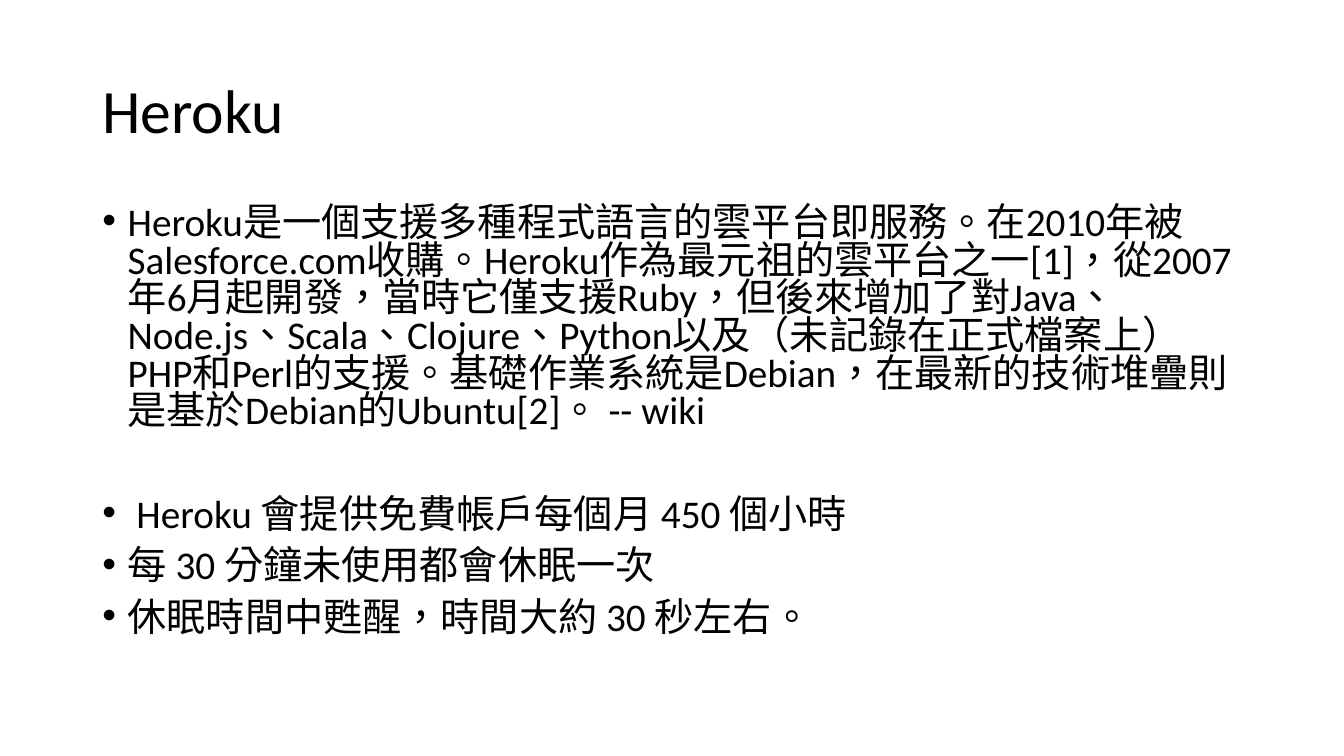
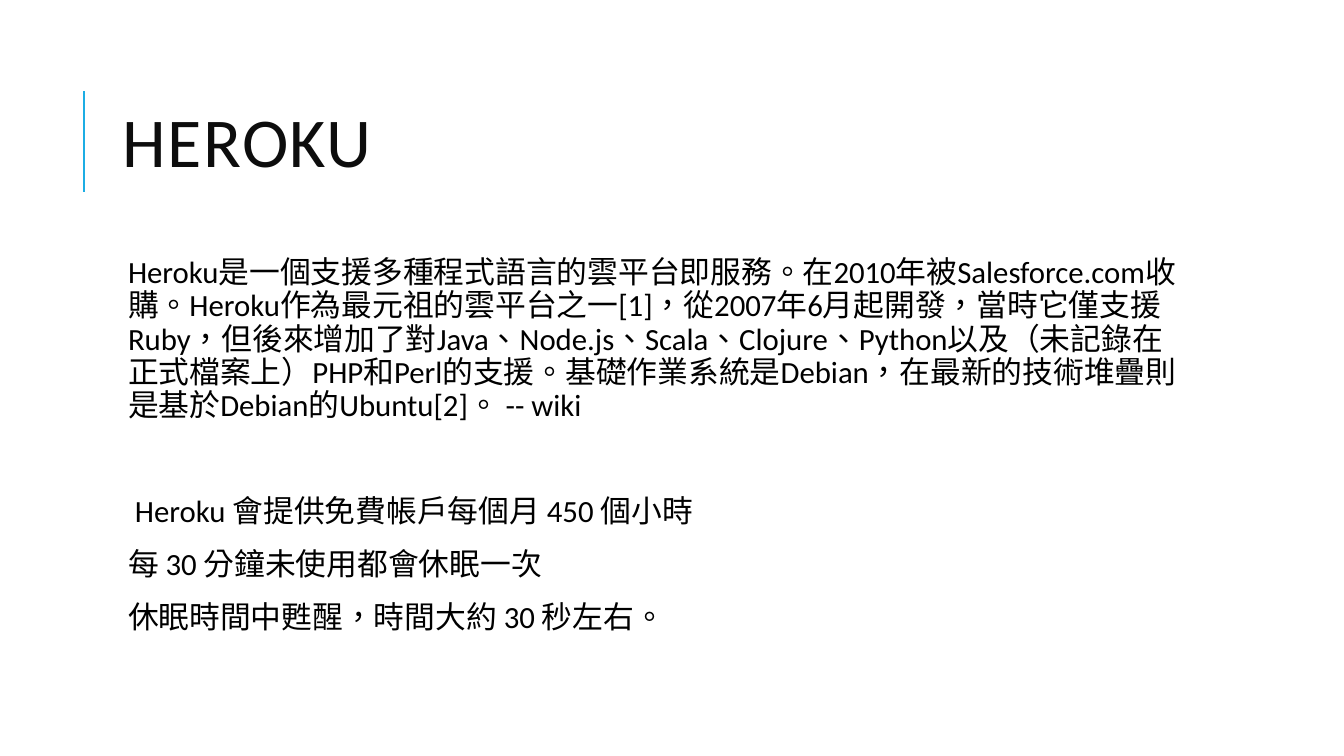
Before and after one commit to 106598065/ReactJSClass, a slide deck: slide 11 of React2627.pptx (slide 7 before the commit). Drawn at 1344x756 pixels with LibreOffice and Linux fonts; fonts in the diff are those of the drawing. Boxes give left, top, right and bottom in pixels: in the first picture for what was removed or moved away, otherwise in the second. Text is boxed around its words. In the diff, an @@ line names an element or a change of style, - is before the commit and + after.

```diff
--- a/React2627.pptx
+++ b/React2627.pptx
@@ line added from (84, 192) to (84, 91), #1CADE4 1.5 pt @@
@@ title at (x1=123, y1=121, x2=372, y2=168): text changed; size 44 to 50 pt; text colour #000000 to #0D0D0D @@
-Heroku
+HEROKU
@@ text "Heroku是一個支援多種程式語言的雲平台即服務。在2010年被Salesforce.com收購。Heroku作為最元祖 ..." moved from (x1=128, y1=203, x2=1232, y2=635) to (x1=128, y1=257, x2=1176, y2=631) @@
@@ text "Heroku是一個支援多種程式語言的雲平台即服務。在2010年被Salesforce.com收購。Heroku作為最元祖 ..." at (x1=128, y1=257, x2=1176, y2=631): size 28 to 22 pt; bullet • to  ; line spacing 0.8 to 0.9; more space between paragraphs @@
```
Also in this commit, not shown: 9 other slides changed, 7 slides added, 3 slides removed.
